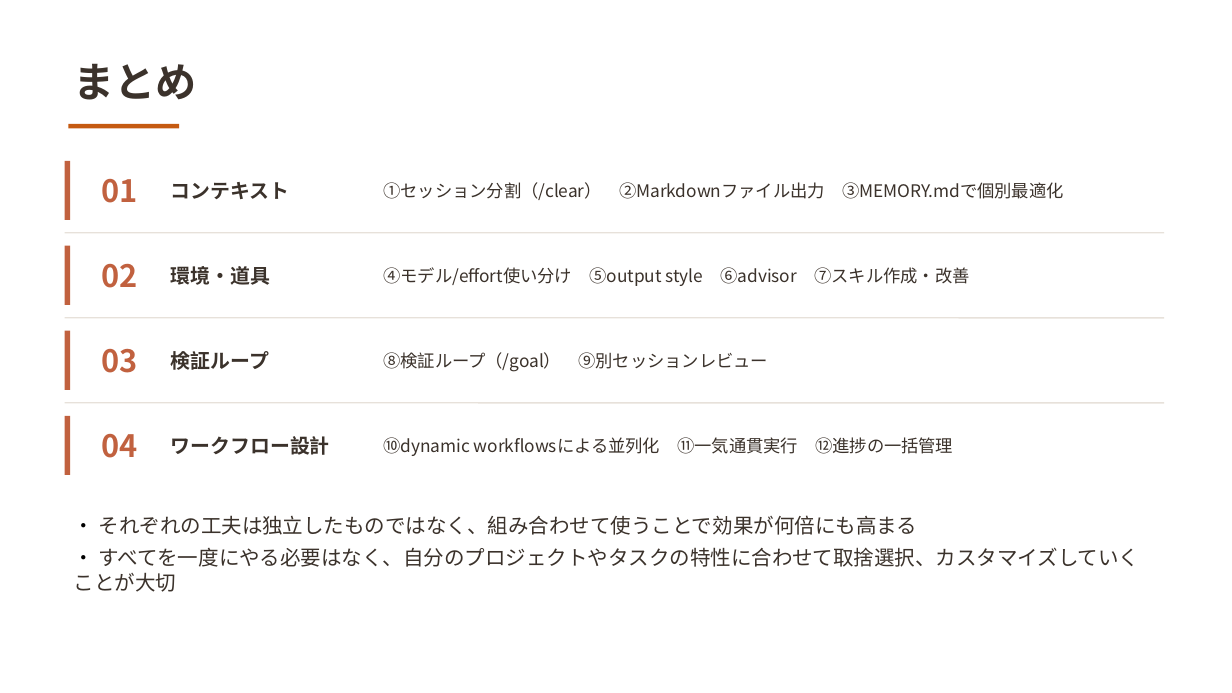
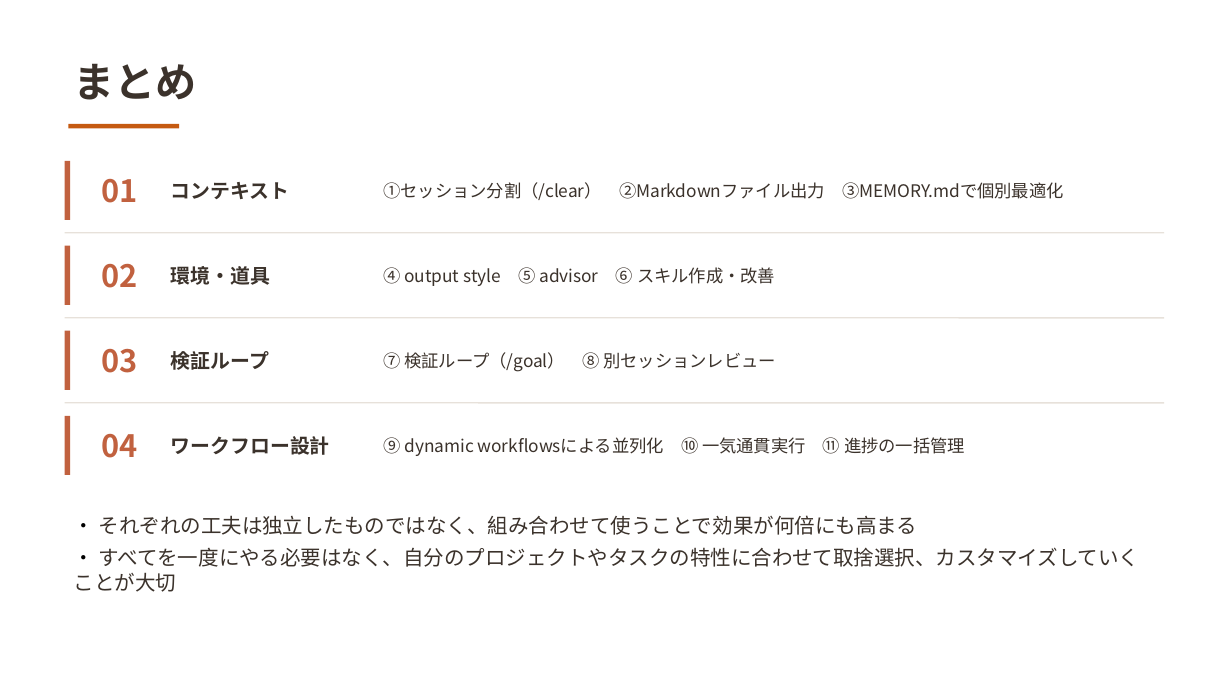
Before and after one commit to masa12y/docs, a slide deck: slide 22 of 勉強会/Claude_Codeの活用方法.pptx (slide 24 before the commit). Drawn at 1232x693 pixels with LibreOffice and Linux fonts; fonts in the diff are those of the drawing. Boxes give left, top, right and bottom in pixels: in the first picture for what was removed or moved away, otherwise in the second. Text is boxed around its words. In the diff, an @@ line names an element or a change of style, - is before the commit and + after.

```diff
--- a/勉強会/Claude_Codeの活用方法.pptx
+++ b/勉強会/Claude_Codeの活用方法.pptx
@@ text at [383,267,775,286]: text changed @@
-④モデル/effort使い分け ⑤output style ⑥advisor ⑦スキル作成・改善
+④ output style ⑤ advisor ⑥ スキル作成・改善
@@ text at [383,352,775,372]: text changed @@
-⑧検証ループ（/goal） ⑨別セッションレビュー
+⑦ 検証ループ（/goal） ⑧ 別セッションレビュー
@@ text at [383,437,965,456]: text changed @@
-⑩dynamic workflowsによる並列化 ⑪一気通貫実行 ⑫進捗の一括管理
+⑨ dynamic workflowsによる並列化 ⑩ 一気通貫実行 ⑪ 進捗の一括管理
```
Also in this commit, not shown: 18 other slides changed, 1 slide added, 3 slides removed, 2 other files.
